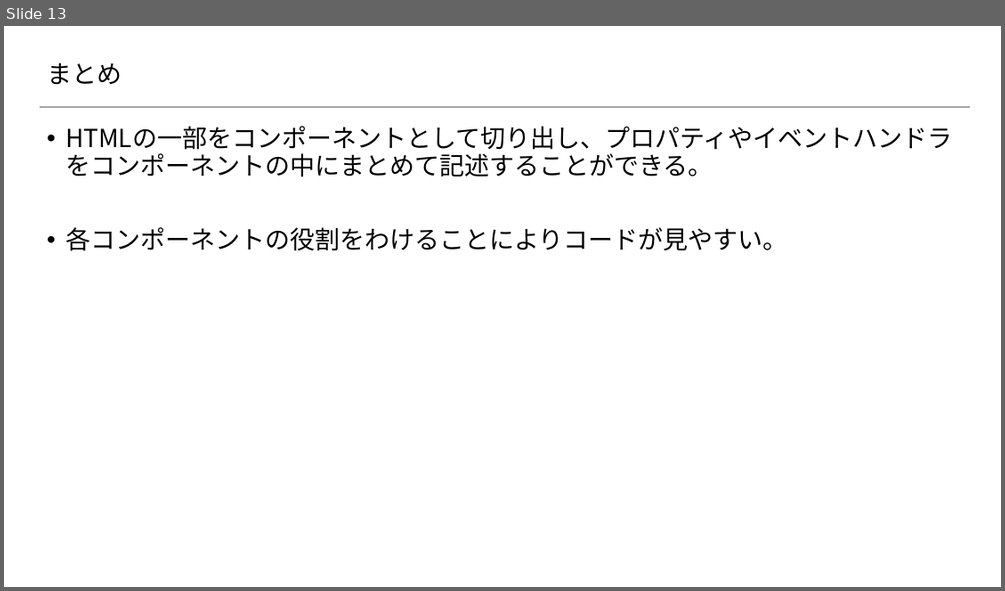
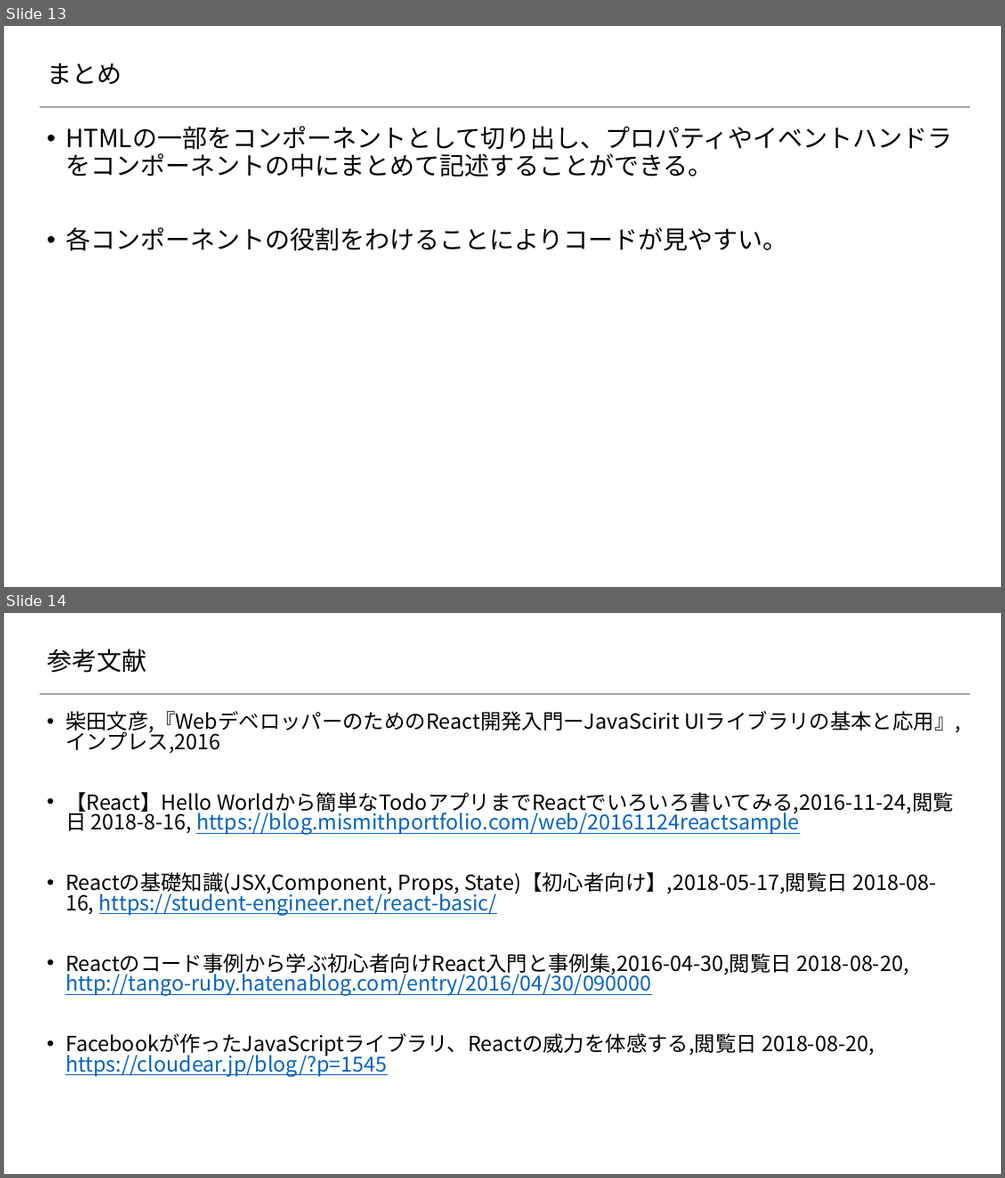
Before and after one commit to konnpeitoon/diary, a slide deck: doc/01_勉強会/01_勉強会資料/20180823_勉強会/02.資料/03_アプリ実装.pptx. Shown one above the other, each under a label of ours: slide 13 before the commit, slides 13 and 14 after it. The pictures are 1005x591 and 1005x1178 pixels, drawn with LibreOffice and Linux fonts; fonts in the diff are those of the drawing; background and template pictures are left out. Boxes give left, top, right and bottom in pixels: in the first picture for what was removed or moved away, otherwise in the second. Text is boxed around its words. In the diff, an @@ line names an element or a change of style, - is before the commit and + after.

Commit message:
参考文献の追加

```diff
--- a/doc/01_勉強会/01_勉強会資料/20180823_勉強会/02.資料/03_アプリ実装.pptx
+++ b/doc/01_勉強会/01_勉強会資料/20180823_勉強会/02.資料/03_アプリ実装.pptx
@@ slide 14 added at (x1=4, y1=613, x2=1001, y2=1174), background #FFFFFF; not listed: 1 template element that a slide beside it also shows @@
@@ title added at (x1=47, y1=649, x2=146, y2=673), 24 pt, text #000000 @@
+参考文献
@@ text added at (x1=65, y1=711, x2=961, y2=1077), 20 pt, text #000000 @@
+• 柴田文彦,『WebデベロッパーのためのReact開発入門ーJavaScirit UIライブラリの基本と応用』,インプレス,2016
+• 【React】Hello Worldから簡単なTodoアプリまでReactでいろいろ書いてみる,2016-11-24,閲覧日 2018-8-16, https://blog.mismithportfolio.com/web/20161124reactsample
+• Reactの基礎知識(JSX,Component, Props, State)【初心者向け】,2018-05-17,閲覧日 2018-08-16, https://student-engineer.net/react-basic/
+• Reactのコード事例から学ぶ初心者向けReact入門と事例集,2016-04-30,閲覧日 2018-08-20, http://tango-ruby.hatenablog.com/entry/2016/04/30/090000
+• Facebookが作ったJavaScriptライブラリ、Reactの威力を体感する,閲覧日 2018-08-20, https://cloudear.jp/blog/?p=1545
```
